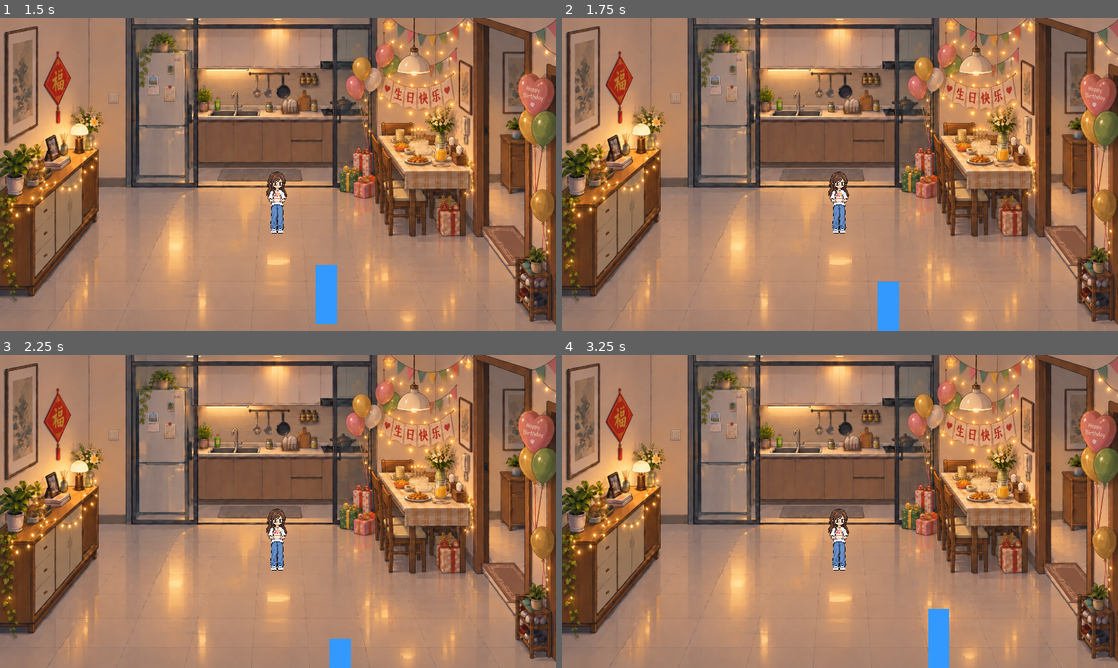
Above: before the commit, frames 1-4 (two rows, left to right).
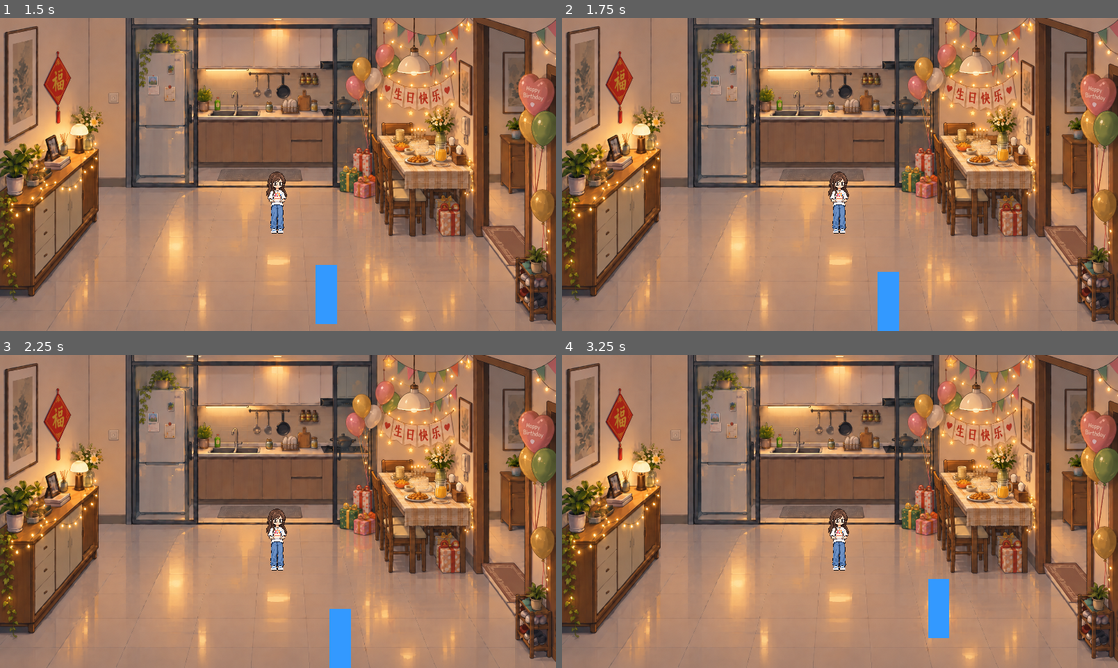
Above: after the commit, the same moments.

Repository: margaret1123/qiu-s-birthday
Game: Godot game, scene res://s11_2026_birthday.tscn
Two runs of this game, one before a commit and one after it. Both use one fixed random seed, a clock stepped at 60 frames per second and the inputs below. This scene is started directly instead of the project's main scene.
Inputs (mouse positions are in pixels of both pictures, inside the frame that each line leads up to):
- Up to frame 1 (1.5 s): tap Enter (ui_accept) at 0.5, 0.77 s; move the mouse to (400, 158) at 0.52 s; hold Right (ui_right) 0.53-1.28 s; tap E (interact) at 0.6, 1.35 s; move the mouse to (166, 190) at 1.27 s; hold Down (ui_down) from 1.28 s (still down)
- Up to frame 2 (1.75 s): keep holding Down (ui_down); tap Enter (ui_accept) at 1.52 s
- Up to frame 3 (2.25 s): move the mouse to (333, 442) at 2.02 s; release Down (ui_down) at 2.03 s; hold Right (ui_right) from 2.03 s (still down); tap E (interact) at 2.1 s
- Up to frame 4 (3.25 s): move the mouse to (812, 574) at 2.77 s; release Right (ui_right) at 2.78 s; hold Up (ui_up) from 2.78 s (still down); tap E (interact) at 2.85 s; tap Enter (ui_accept) at 3.02 s

Frame 1 is identical in both runs. In frame 2, 0.1% of the frame differs, in the area x 56-61%, y 81-85%; in frame 3, 0.4%; in frame 4, 0.7%, in the area x 65-70%, y 71-100%.

Commit message:
fix: bound player movement in S11
S11 gained a movable player without any collision, so the player could walk off
the 1672x941 room in every direction. Four RectangleShape2D walls now sit just
outside the background rect and hold the player's collision box inside it.

Nothing else is blocked: the centre of the room is open floor, the spawn at
(836,880) is legal, and the walk up to Biu is clear.

Co-Authored-By: Claude Code <noreply@anthropic.com>

Diff:
--- a/s11_2026_birthday.tscn
+++ b/s11_2026_birthday.tscn
@@ -13,6 +13,18 @@
 atlas = ExtResource("5_cake")
 region = Rect2(268, 100, 452, 1320)
 
+[sub_resource type="RectangleShape2D" id="RectangleShape2D_left_wall"]
+size = Vector2(200, 3000)
+
+[sub_resource type="RectangleShape2D" id="RectangleShape2D_right_wall"]
+size = Vector2(200, 3000)
+
+[sub_resource type="RectangleShape2D" id="RectangleShape2D_top_wall"]
+size = Vector2(3600, 200)
+
+[sub_resource type="RectangleShape2D" id="RectangleShape2D_bottom_wall"]
+size = Vector2(3600, 200)
+
 [node name="Birthday2026" type="Node2D"]
 script = ExtResource("4_s11gd")
 
@@ -21,6 +33,24 @@
 [node name="Sprite2D" type="Sprite2D" parent="Background"]
 texture = ExtResource("1_bg")
 position = Vector2(836, 470.5)
+
+[node name="EnvironmentCollision" type="StaticBody2D" parent="."]
+
+[node name="LeftWall" type="CollisionShape2D" parent="EnvironmentCollision"]
+position = Vector2(-100, 470.5)
+shape = SubResource("RectangleShape2D_left_wall")
+
+[node name="RightWall" type="CollisionShape2D" parent="EnvironmentCollision"]
+position = Vector2(1772, 470.5)
+shape = SubResource("RectangleShape2D_right_wall")
+
+[node name="TopWall" type="CollisionShape2D" parent="EnvironmentCollision"]
+position = Vector2(836, -100)
+shape = SubResource("RectangleShape2D_top_wall")
+
+[node name="BottomWall" type="CollisionShape2D" parent="EnvironmentCollision"]
+position = Vector2(836, 1041)
+shape = SubResource("RectangleShape2D_bottom_wall")
 
 [node name="WorldSort" type="Node2D" parent="."]
 y_sort_enabled = true
Not shown: 1 places in s11_2026_birthday.tscn that only renumber resources
